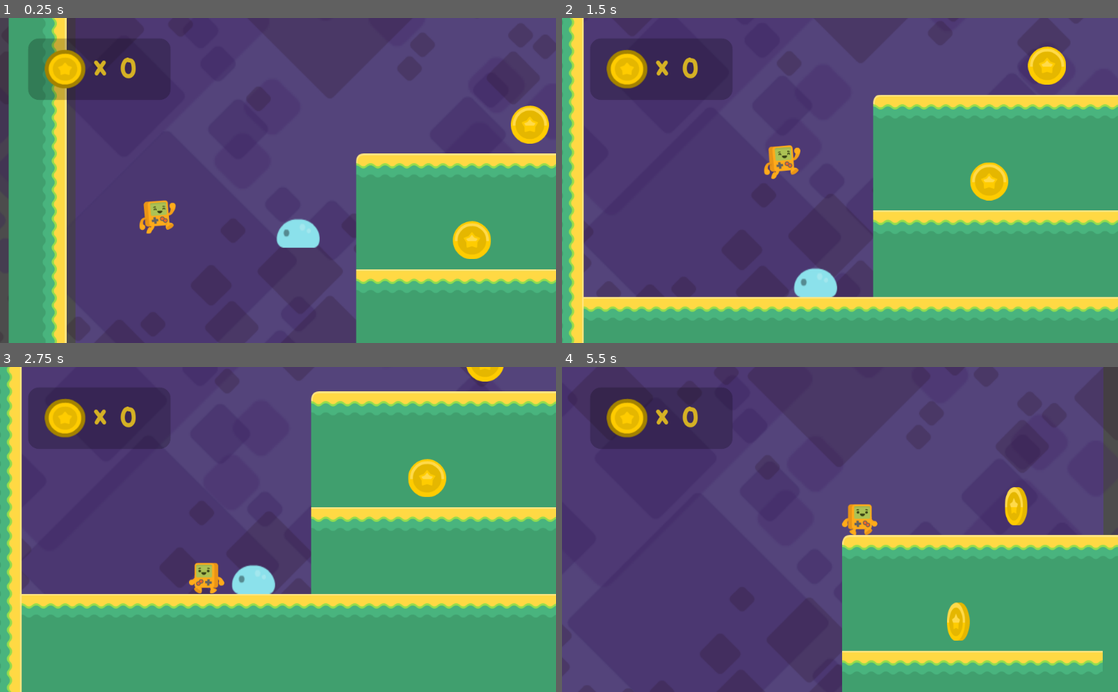
Above: before the commit, frames 1-4 (two rows, left to right).
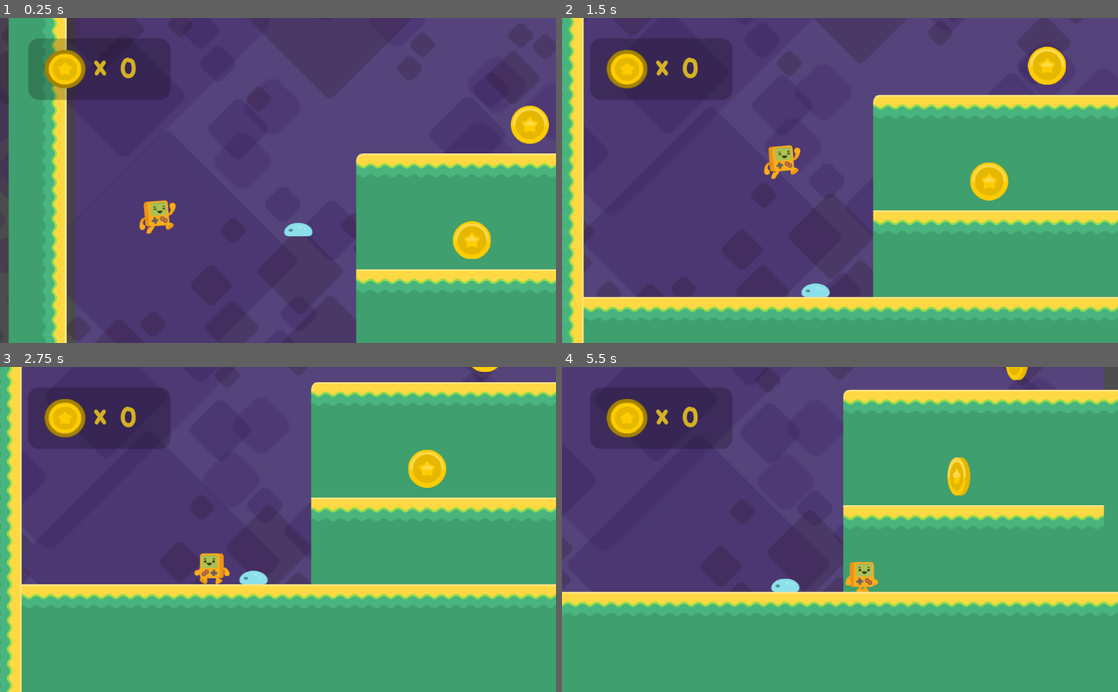
Above: after the commit, the same moments.

Repository: nkpresh/platforme-Game
Game: Godot game, scene res://Level1.tscn
The game is run twice, just before and just after one commit, with the same random seed, the same clock (stepped at 60 frames per second) and the same inputs.
Inputs:
- Up to frame 1 (0.25 s): no input
- Up to frame 2 (1.5 s): hold Right (right) from 0.53 s (still down); tap Up (jump) at 0.77 s
- Up to frame 3 (2.75 s): tap Up (jump) at 1.52 s; release Right (right) at 2.03 s; hold Left (left) from 2.03 s (still down)
- Up to frame 4 (5.5 s): release Left (left) at 2.78 s; hold Right (right) 2.78-4.28 s; tap Up (jump) at 3.02, 3.77, 4.52 s; hold Left (left) 4.28-5.03 s; hold Right (right) from 5.03 s (still down)

The runs differ from the first frame. In frame 1, 0.4% of the frame differs, in the area x 49-58%, y 61-71%; in frame 2, 0.4%; in frame 3, 15%; in frame 4, 47%, in the area x 0-100%, y 0-100%.

Commit message:
adding enemy to the scene

Diff:
--- a/enemy.tscn
+++ b/enemy.tscn
@@ -13,18 +13,17 @@
 } ]
 
 [sub_resource type="RectangleShape2D" id=2]
-extents = Vector2( 37.7133, 24.2792 )
+extents = Vector2( 25.0214, 10.8825 )
 
 [node name="enemy" type="KinematicBody2D"]
 script = ExtResource( 1 )
 
 [node name="Sprite" type="AnimatedSprite" parent="."]
-position = Vector2( -7.56103, -30.2679 )
-scale = Vector2( 1.68421, 2.13235 )
+position = Vector2( -5.50717, -13.8405 )
+scale = Vector2( 1.29696, 0.875149 )
 frames = SubResource( 3 )
-frame = 1
 offset = Vector2( 4.48936, 16.1877 )
 
 [node name="CollisionShape2D" type="CollisionShape2D" parent="."]
-position = Vector2( 1.47157, 16 )
+position = Vector2( 1.35358, 4.19501 )
 shape = SubResource( 2 )
